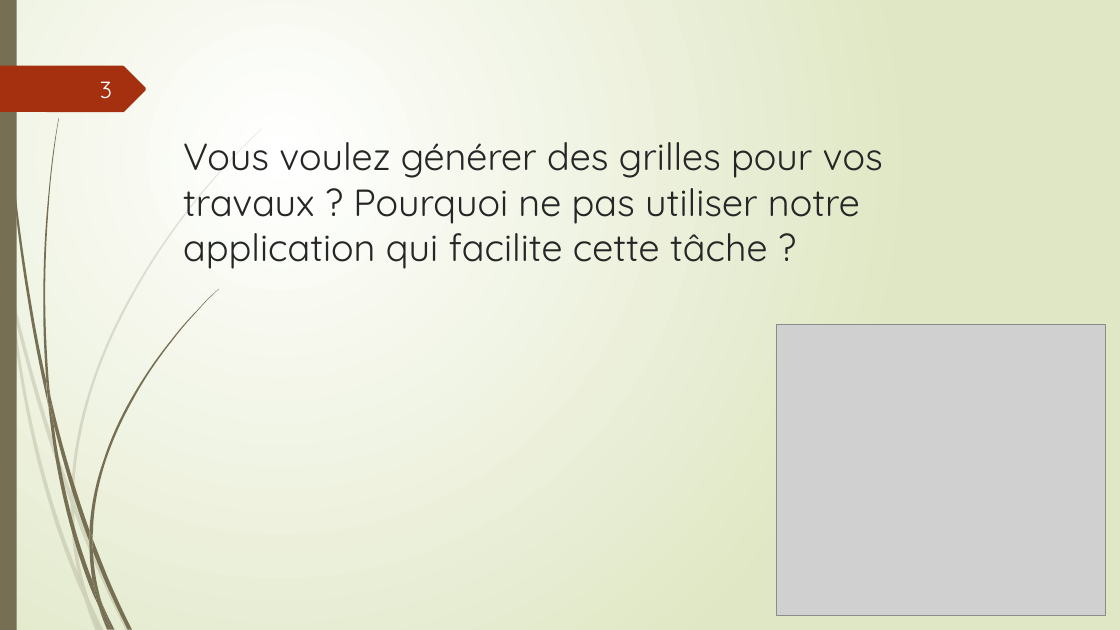
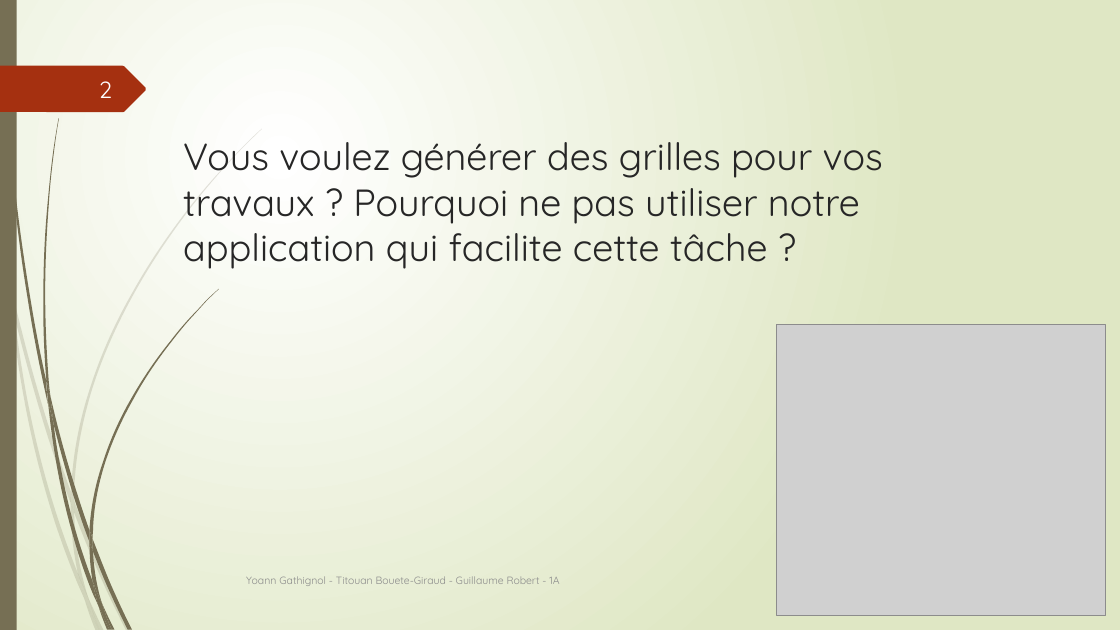
Before and after one commit to Guyoms/PTUT2016, a slide deck: slide 2 of SOUTENANCE/I HEAR I SAY.pptx (slide 3 before the commit). Drawn at 1120x630 pixels with LibreOffice and Linux fonts; fonts in the diff are those of the drawing; grey boxes stand for pictures. Boxes give left, top, right and bottom in pixels: in the first picture for what was removed or moved away, otherwise in the second. Text is boxed around its words. In the diff, an @@ line names an element or a change of style, - is before the commit and + after.

```diff
--- a/SOUTENANCE/I HEAR I SAY.pptx
+++ b/SOUTENANCE/I HEAR I SAY.pptx
@@ page number at box(99, 81, 112, 98): text changed @@
-3
+2
@@ text added at box(246, 576, 559, 586), 9 pt, text #8C8C8C @@
+Yoann Gathignol - Titouan Bouete-Giraud - Guillaume Robert - 1A
```
Also in this commit, not shown: 9 other slides changed.
